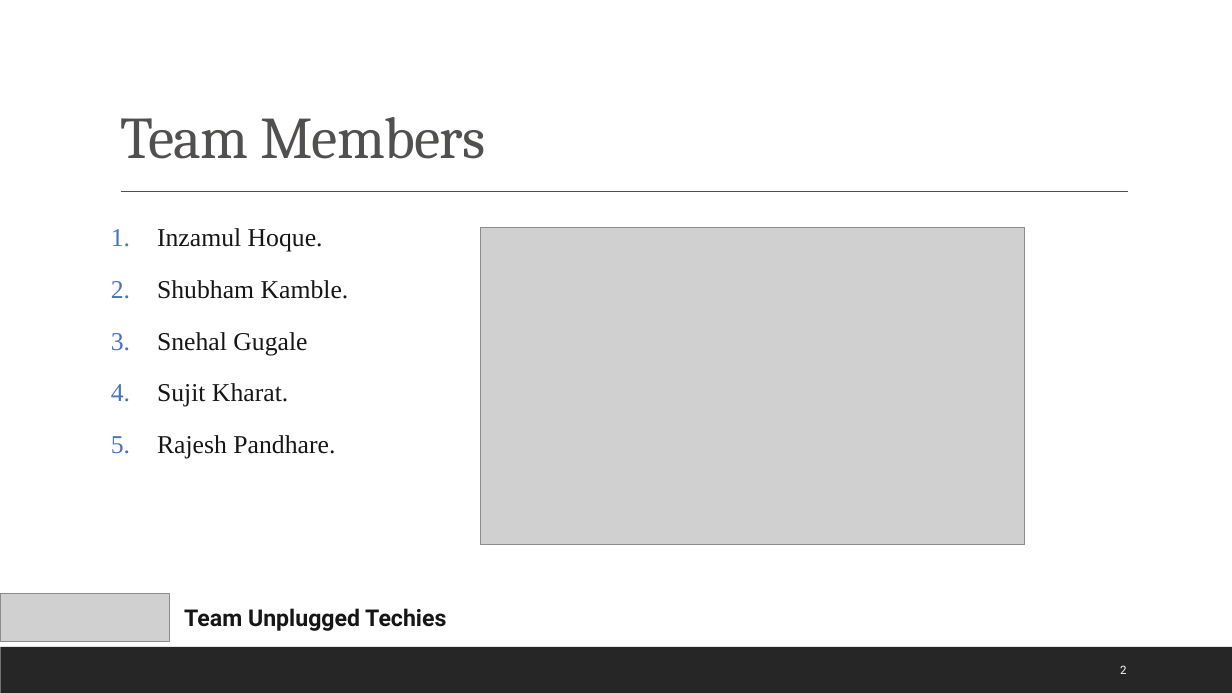
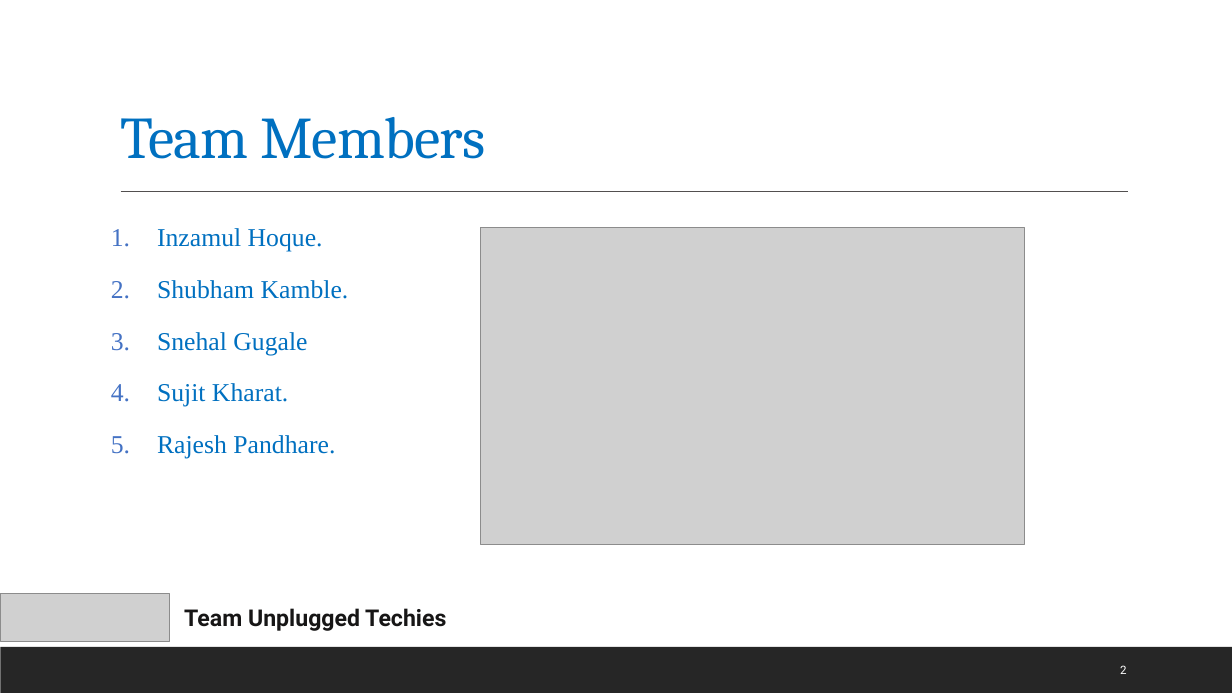
Before and after one commit to rajeshkanaka/parkurwheels, a slide deck: slide 2 of ParkUrWheels PPT.pptx. Drawn at 1232x693 pixels with LibreOffice and Linux fonts; fonts in the diff are those of the drawing; grey boxes stand for pictures. Boxes give left, top, right and bottom in pixels: in the first picture for what was removed or moved away, otherwise in the second. Text is boxed around its words. In the diff, an @@ line names an element or a change of style, - is before the commit and + after.

```diff
--- a/ParkUrWheels PPT.pptx
+++ b/ParkUrWheels PPT.pptx
@@ title "Team Members" at <box>120,117,486,159</box>: text colour #524F4F to #0070C0 @@
@@ text "Inzamul Hoque." at <box>157,228,349,459</box>: text colour #171616 to #0070C0 @@
```
Also in this commit, not shown: 6 other slides changed.
